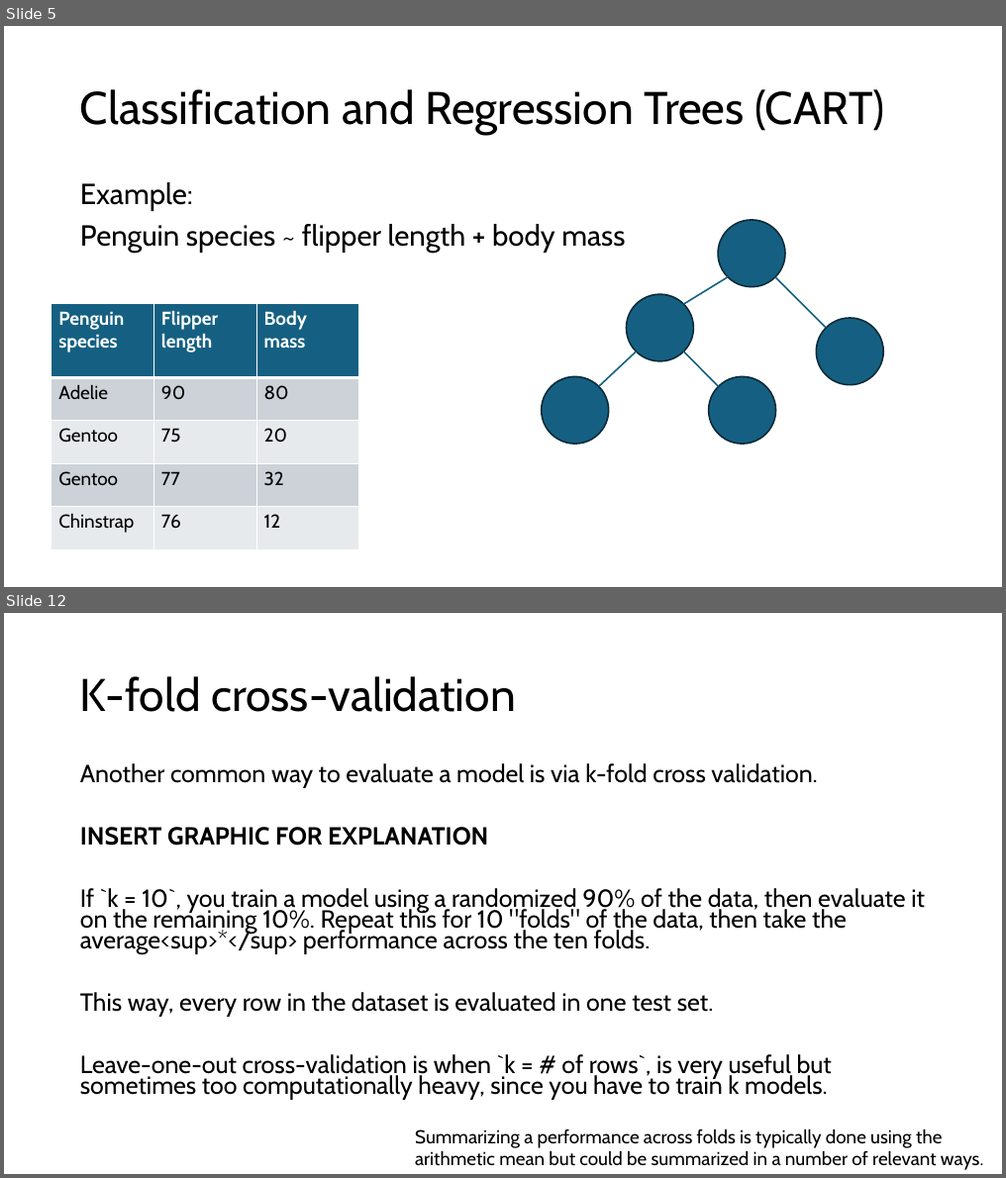
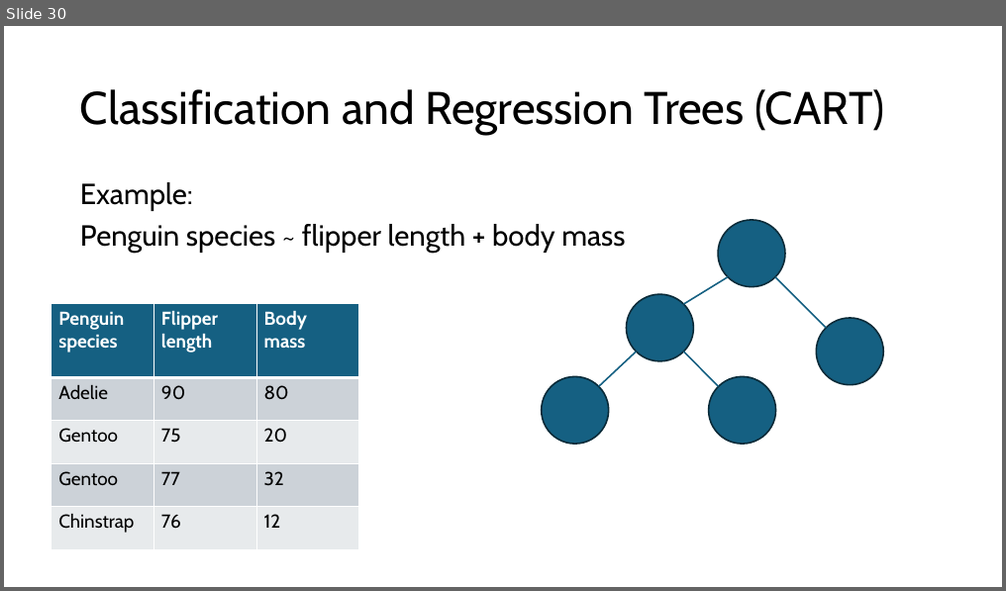
Before and after one commit to grantvagle/ml_methods_workshop, a slide deck: slides/02_model_eval_cv.pptx. Shown one above the other, each under a label of ours: slides 5 and 12 before the commit, slide 30 after it; the slides between them are not shown. The pictures are 1006x1178 and 1006x591 pixels, drawn with LibreOffice and Linux fonts; fonts in the diff are those of the drawing. Boxes give left, top, right and bottom in pixels: in the first picture for what was removed or moved away, otherwise in the second. Text is boxed around its words. In the diff, an @@ line names an element or a change of style, - is before the commit and + after.

```diff
--- a/slides/02_model_eval_cv.pptx
+++ b/slides/02_model_eval_cv.pptx
@@ slide 12 removed at bbox=[4, 613, 1002, 1174], background #FFFFFF @@
@@ title removed at bbox=[80, 676, 516, 712] @@
-K-fold cross-validation
@@ text removed at bbox=[80, 763, 925, 1099] @@
-Another common way to evaluate a model is via k-fold cross validation.
-INSERT GRAPHIC FOR EXPLANATION
-If `k = 10`, you train a model using a randomized 90% of the data, then evaluate it on the remaining 10%. Repeat this for 10 "folds" of the data, then take the average<sup>*</sup> performance across the ten folds.
-This way, every row in the dataset is evaluated in one test set.
-Leave-one-out cross-validation is when `k = # of rows`, is very useful but sometimes too computationally heavy, since you have to train k models.
@@ text removed at bbox=[415, 1129, 983, 1170] @@
-Summarizing a performance across folds is typically done using the arithmetic mean but could be summarized in a number of relevant ways.
@@ what was slide 5 is now slide 30 @@
```
Also in this commit, not shown: 4 slides changed, 24 slides added, 2 other slides removed.
